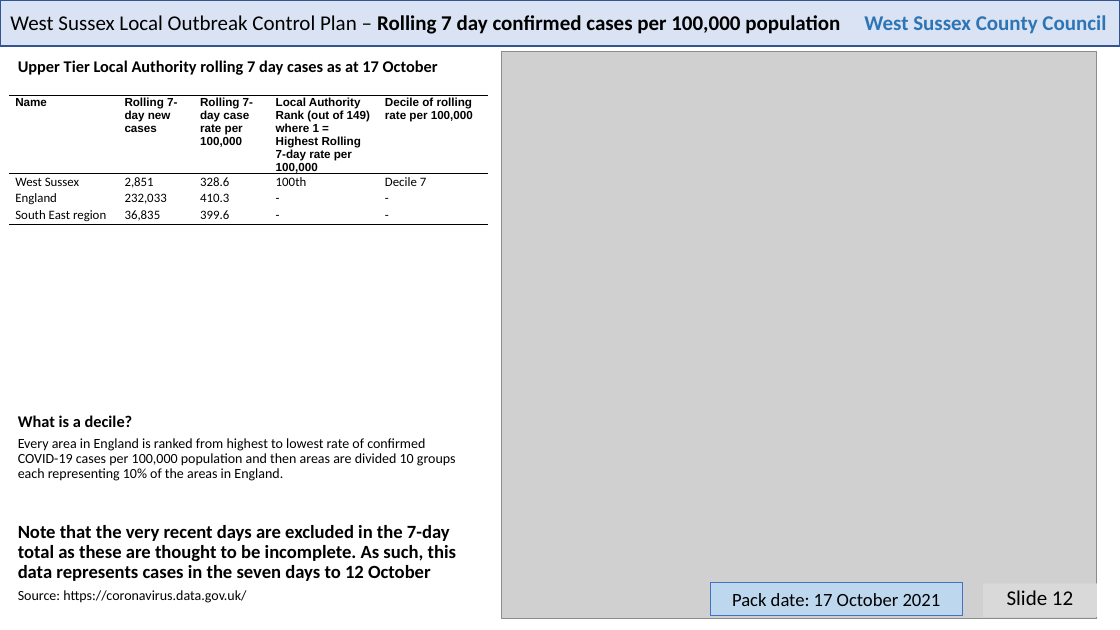
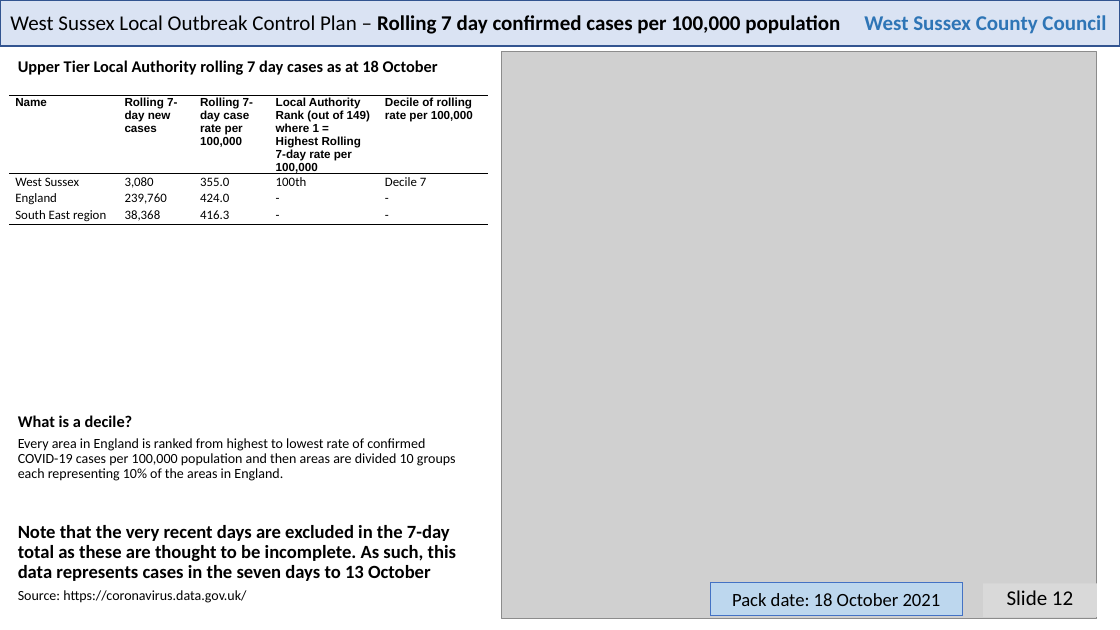
Before and after one commit to psychty/wsx_covid_datapack_public, a slide deck: slide 12 of Latest_West_Sussex_C19_slide_deck.pptx. Drawn at 1120x630 pixels with LibreOffice and Linux fonts; fonts in the diff are those of the drawing; grey boxes stand for pictures. Boxes give left, top, right and bottom in pixels: in the first picture for what was removed or moved away, otherwise in the second. Text is boxed around its words. In the diff, an @@ line names an element or a change of style, - is before the commit and + after.

```diff
--- a/Latest_West_Sussex_C19_slide_deck.pptx
+++ b/Latest_West_Sussex_C19_slide_deck.pptx
@@ text at bbox=[18, 60, 438, 75]: text changed @@
-Upper Tier Local Authority rolling 7 day cases as at 17 October
+Upper Tier Local Authority rolling 7 day cases as at 18 October
@@ table at bbox=[9, 96, 488, 329] @@
-row 2, column 2: 2,851
+row 2, column 2: 3,080
-row 2, column 3: 328.6
+row 2, column 3: 355.0
-row 3, column 2: 232,033
+row 3, column 2: 239,760
-row 3, column 3: 410.3
+row 3, column 3: 424.0
-row 4, column 2: 36,835
+row 4, column 2: 38,368
-row 4, column 3: 399.6
+row 4, column 3: 416.3
@@ text at bbox=[18, 525, 456, 581]: text changed @@
-Note that the very recent days are excluded in the 7-day total as these are thought to be incomplete. As such, this data represents cases in the seven days to 12 October
+Note that the very recent days are excluded in the 7-day total as these are thought to be incomplete. As such, this data represents cases in the seven days to 13 October
@@ text in rectangle at bbox=[732, 593, 941, 606]: text changed @@
-Pack date: 17 October 2021
+Pack date: 18 October 2021
```
Also in this commit, not shown: 21 other slides changed, 58 other files.
